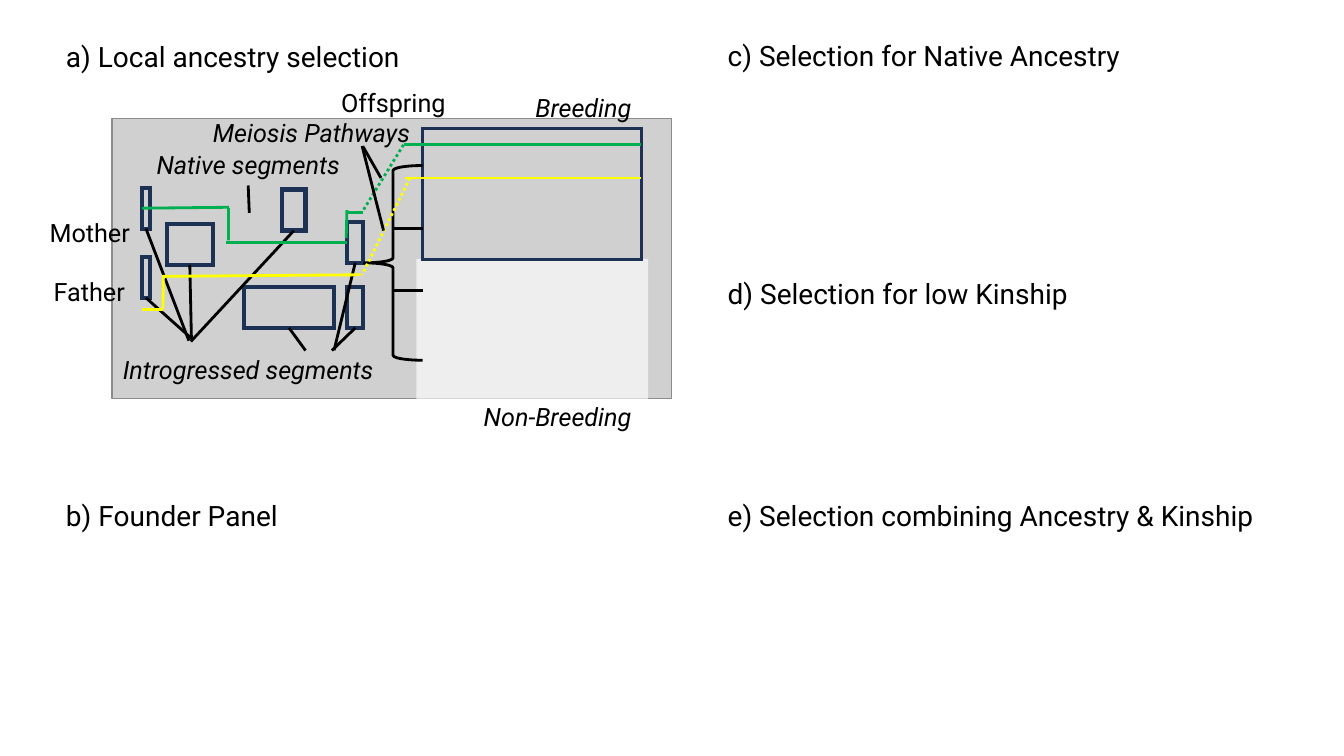
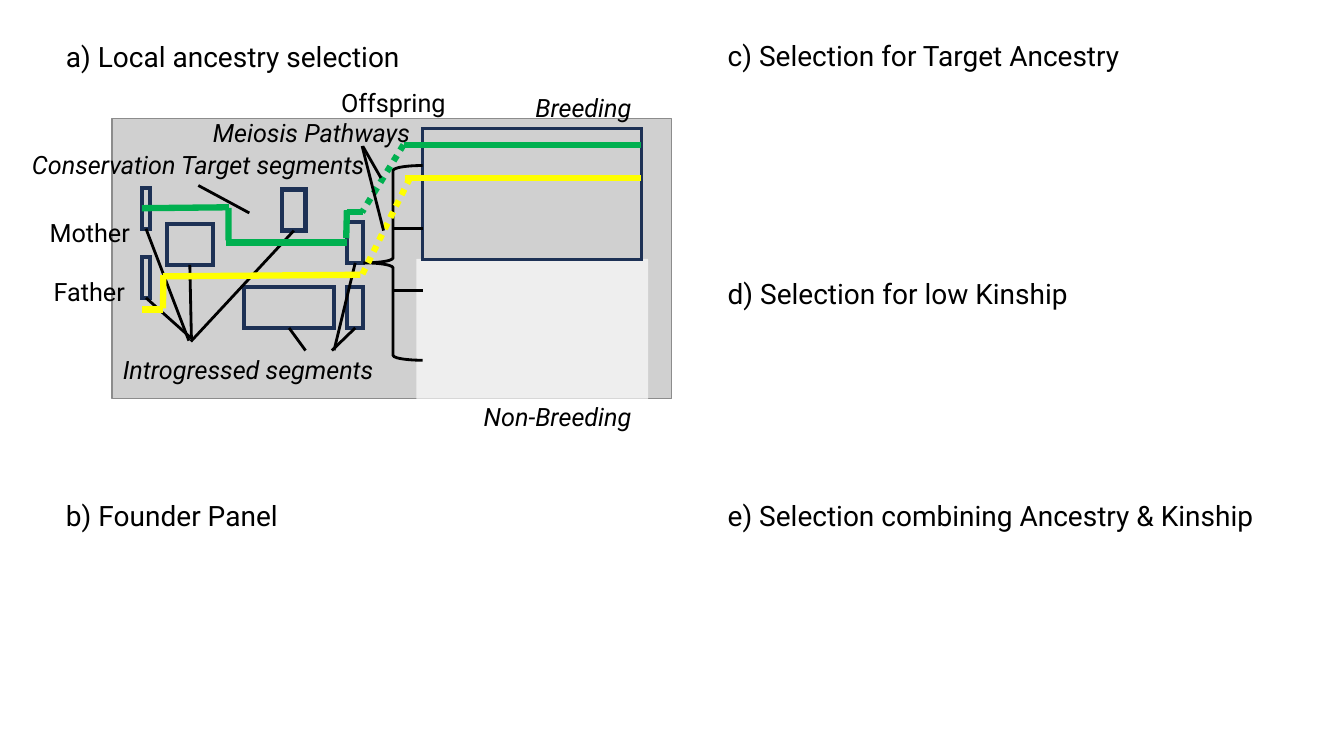
Before and after one commit to danjlawson/localsancestrybreeding, a slide deck: slide 1 of Figure1-explainer.pptx. Drawn at 1344x756 pixels with LibreOffice and Linux fonts; fonts in the diff are those of the drawing; grey boxes stand for pictures; background and template pictures are left out. Boxes give left, top, right and bottom in pixels: in the first picture for what was removed or moved away, otherwise in the second. Text is boxed around its words. In the diff, an @@ line names an element or a change of style, - is before the commit and + after.

```diff
--- a/Figure1-explainer.pptx
+++ b/Figure1-explainer.pptx
@@ text at [728,43,1119,73]: text changed @@
-c) Selection for Native Ancestry
+c) Selection for Target Ancestry
@@ line (403, 145) - (362, 212): stroke #00B050 2 pt dashed to #00B050 4.5 pt dashed @@
@@ line (403, 145) - (641, 145): stroke #00B050 2 pt to #00B050 4.5 pt @@
@@ text at [32,152,365,181]: text changed @@
-Native segments
+Conservation Target segments
@@ line (410, 178) - (362, 275): stroke #FFFF00 2 pt dashed to #FFFF00 4.5 pt dashed @@
@@ line (405, 178) - (641, 178): stroke #FFFF00 2 pt to #FFFF00 4.5 pt @@
@@ line (142, 209) - (229, 208): stroke #00B050 2 pt to #00B050 4.5 pt @@
@@ line moved from (248, 186) - (249, 213) to (199, 186) - (249, 213) @@
@@ line (229, 208) - (229, 240): stroke #00B050 2 pt to #00B050 4.5 pt @@
@@ line (347, 210) - (346, 238): stroke #00B050 2 pt to #00B050 4.5 pt @@
@@ line (347, 212) - (364, 212): stroke #00B050 2 pt to #00B050 4.5 pt @@
@@ line (226, 242) - (347, 242): stroke #00B050 2 pt to #00B050 4.5 pt @@
@@ line (163, 275) - (163, 309): stroke #FFFF00 2 pt to #FFFF00 4.5 pt @@
@@ line (163, 276) - (360, 275): stroke #FFFF00 2 pt to #FFFF00 4.5 pt @@
@@ line (142, 310) - (162, 310): stroke #FFFF00 2 pt to #FFFF00 4.5 pt @@
```
Also in this commit, not shown: 6 other files.
